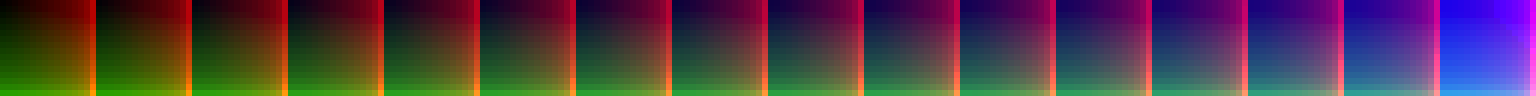
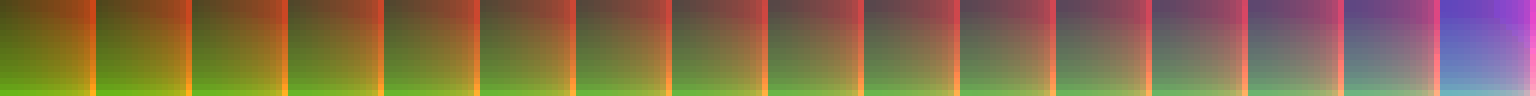
The second w=1536, h=96 image is a revision of the first. Changes to its layers:
added layer "Layer copy #3" (addition, 1%) above "Layer copy #2" over [0, 0, 1536, 96]
added layer "Layer copy #2" (hue, 10%) above "Layer copy" over [0, 0, 1536, 96]
added layer "Layer copy" (lch lightness, 1%) above "Layer copy #1" over [0, 0, 1536, 96]
added layer "Layer copy #1" (saturation, 21%) above "tint" over [0, 0, 1536, 96]
hid "tint" over [0, 0, 1536, 96]
